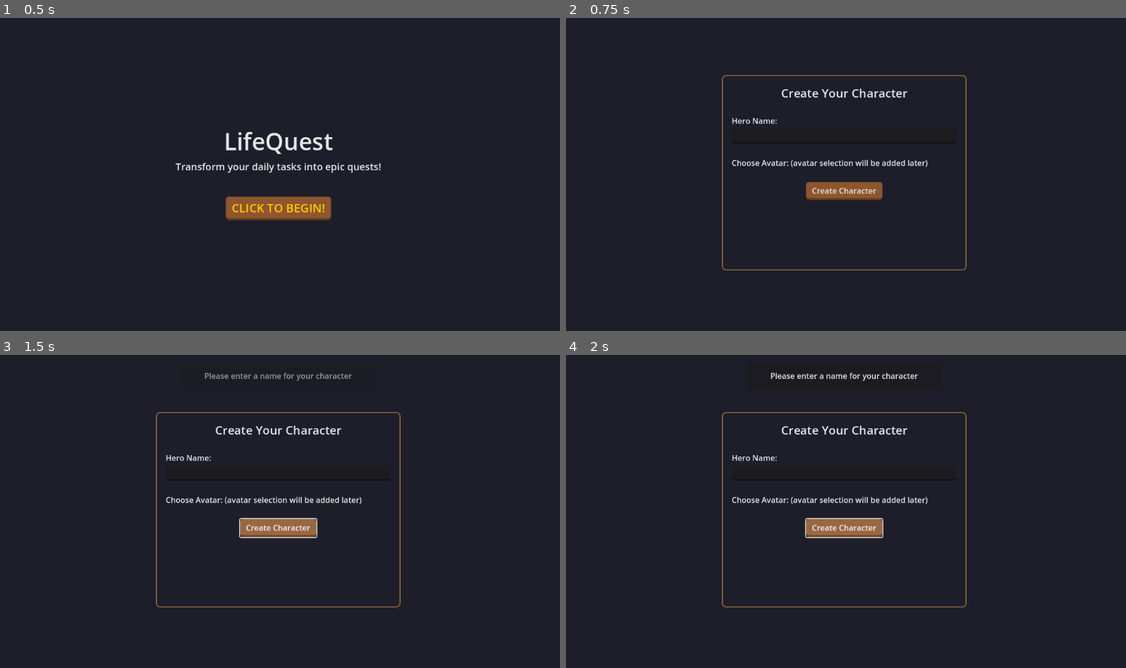
Above: before the commit, frames 1-4 (two rows, left to right).
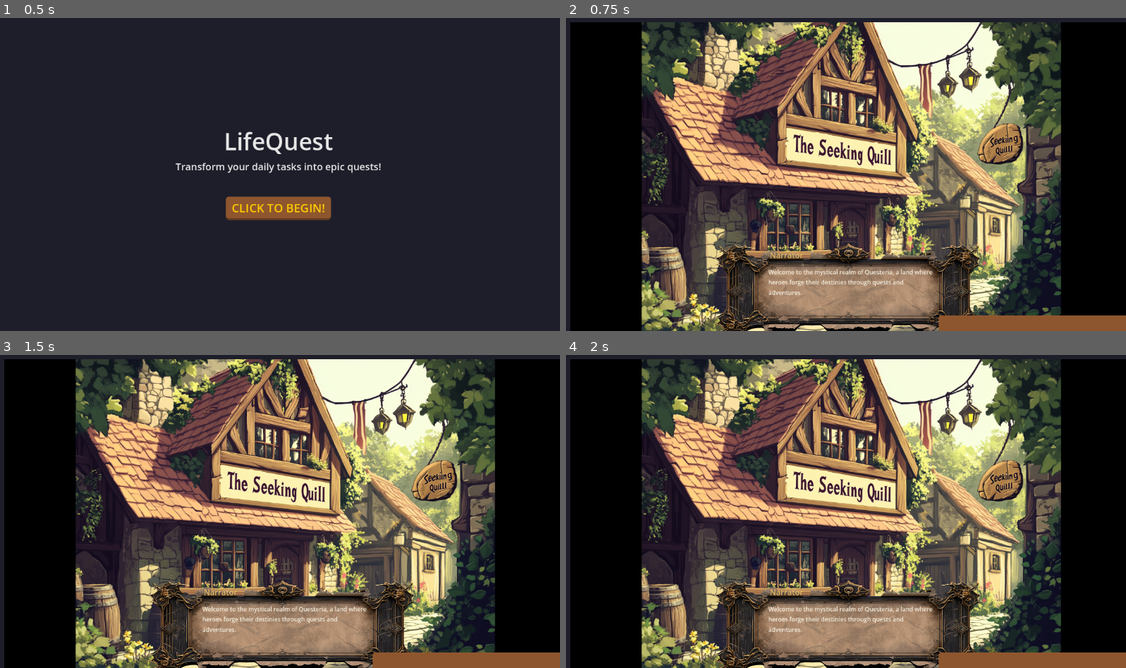
Above: after the commit, the same moments.

Repository: Wazaq/LifeQuest
Game: Godot game, scene res://scenes/main.tscn
Two runs of this game, one before a commit and one after it. Both use one fixed random seed, a clock stepped at 60 frames per second and the inputs below.
Inputs (mouse positions are in pixels of both pictures, inside the frame that each line leads up to):
- Up to frame 1 (0.5 s): no input
- Up to frame 2 (0.75 s): click "CLICK TO BEGIN!" at 0.5 s
- Up to frame 3 (1.5 s): click (280, 527) at 1.25 s, where only the run before the commit has a clickable "Create Character"
- Up to frame 4 (2 s): no input

Frame 1 is identical in both runs. In frame 2, 81% of the frame differs, in the area x 0-100%, y 1-100%; in frame 3, 81%; in frame 4, 81%.

Commit message:
Add fantasy-themed dialog system with NinePatchRect frame
- Implemented ornate fantasy UI dialog frame using NinePatchRect
- Set up proper patch margins (40/40/30/30) for consistent scaling
- Created text layout with character name and dialog positioning
- Fixed transparency issues with dialog frame background
- Added initial narrative text for character introduction
- Configured responsive UI elements for different screen sizes
- Positioned dialog at appropriate location on screen

This represents a significant visual upgrade to the character introduction experience, maintaining the fantasy theme while improving readability.

Diff:
--- /dev/null
+++ b/scenes/character/character_intro.tscn
@@ -0,0 +1,186 @@
+[gd_scene load_steps=5 format=3 uid="uid://bb6k5bsc2l1vc"]
+
+[ext_resource type="Script" uid="uid://c2nxjus0h2u51" path="res://scripts/ui/character_intro.gd" id="1_qt6lo"]
+[ext_resource type="Texture2D" uid="uid://dx5sip2bkixf3" path="res://assets/sprites/Tavern_external.png" id="2_keolk"]
+[ext_resource type="Texture2D" uid="uid://dfkwo638627cs" path="res://assets/sprites/Bartender.png" id="2_vpo2j"]
+[ext_resource type="Texture2D" uid="uid://db01pl4v4bwlm" path="res://assets/ui/frames/dialog_frame_transparent.png" id="4_keolk"]
+
+[node name="CharacterIntro" type="Control"]
+layout_mode = 3
+anchors_preset = 0
+script = ExtResource("1_qt6lo")
+
+[node name="BackgroundContainer" type="Control" parent="."]
+layout_mode = 1
+anchors_preset = 15
+anchor_right = 1.0
+anchor_bottom = 1.0
+offset_right = 1149.0
+offset_bottom = 646.0
+grow_horizontal = 2
+grow_vertical = 2
+
+[node name="BackgroundFill" type="ColorRect" parent="BackgroundContainer"]
+layout_mode = 1
+anchors_preset = 15
+anchor_right = 1.0
+anchor_bottom = 1.0
+grow_horizontal = 2
+grow_vertical = 2
+color = Color(0, 0, 0, 1)
+
+[node name="BackgroundImage" type="TextureRect" parent="BackgroundContainer"]
+layout_mode = 1
+anchors_preset = 15
+anchor_right = 1.0
+anchor_bottom = 1.0
+grow_horizontal = 2
+grow_vertical = 2
+texture = ExtResource("2_keolk")
+expand_mode = 1
+stretch_mode = 5
+
+[node name="CharacterContainer" type="Control" parent="."]
+anchors_preset = 0
+anchor_right = 1.0
+anchor_bottom = 1.0
+
+[node name="TavernKeeper" type="Sprite2D" parent="CharacterContainer"]
+position = Vector2(796, 275)
+scale = Vector2(0.238679, 0.238679)
+texture = ExtResource("2_vpo2j")
+
+[node name="DialogContainer" type="Control" parent="."]
+layout_mode = 1
+anchors_preset = 15
+anchor_right = 1.0
+anchor_bottom = 1.0
+offset_right = 1149.0
+offset_bottom = 646.0
+grow_horizontal = 2
+grow_vertical = 2
+
+[node name="DialogFrame" type="NinePatchRect" parent="DialogContainer"]
+layout_mode = 0
+offset_left = 262.0
+offset_top = 409.0
+offset_right = 869.0
+offset_bottom = 681.0
+texture = ExtResource("4_keolk")
+patch_margin_left = 40
+patch_margin_top = 40
+patch_margin_right = 30
+patch_margin_bottom = 30
+
+[node name="DialogContent" type="Control" parent="DialogContainer/DialogFrame"]
+layout_mode = 1
+anchor_left = 0.1
+anchor_top = 0.15
+anchor_right = 0.9
+anchor_bottom = 0.85
+grow_horizontal = 2
+grow_vertical = 2
+
+[node name="CharacterName" type="RichTextLabel" parent="DialogContainer/DialogFrame/DialogContent"]
+custom_minimum_size = Vector2(0, 40)
+layout_mode = 1
+anchors_preset = -1
+anchor_right = 1.0
+offset_left = 85.0
+offset_top = 15.0
+grow_horizontal = 2
+theme_override_colors/default_color = Color(0.901961, 0.72549, 0.392157, 1)
+theme_override_constants/line_separation = 4
+bbcode_enabled = true
+text = "[b]Narrator[/b]"
+
+[node name="DialogText" type="RichTextLabel" parent="DialogContainer/DialogFrame/DialogContent"]
+custom_minimum_size = Vector2(0, 100)
+layout_mode = 1
+anchors_preset = -1
+anchor_left = 0.5
+anchor_top = 0.5
+anchor_right = 0.5
+anchor_bottom = 0.5
+offset_left = -161.0
+offset_top = -30.0
+offset_right = 179.0
+offset_bottom = 46.0
+grow_horizontal = 2
+grow_vertical = 2
+theme_override_colors/default_color = Color(0.960784, 0.937255, 0.878431, 1)
+theme_override_constants/line_separation = 4
+theme_override_font_sizes/normal_font_size = 12
+bbcode_enabled = true
+text = "Welcome to the mystical realm of [color=blue]Questeria[/color], a land where heroes forge their destinies through quests and adventures."
+
+[node name="NextButton" type="Button" parent="DialogContainer"]
+visible = false
+layout_mode = 1
+anchors_preset = 3
+anchor_left = 1.0
+anchor_top = 1.0
+anchor_right = 1.0
+anchor_bottom = 1.0
+offset_left = -395.913
+offset_top = -46.039
+offset_right = 86.0874
+offset_bottom = 157.961
+grow_horizontal = 0
+grow_vertical = 0
+size_flags_horizontal = 8
+size_flags_vertical = 8
+theme_override_font_sizes/font_size = 80
+text = "Next"
+
+[node name="NameInputContainer" type="Control" parent="."]
+layout_mode = 1
+anchors_preset = 8
+anchor_left = 0.5
+anchor_top = 0.5
+anchor_right = 0.5
+anchor_bottom = 0.5
+offset_left = 256.0
+offset_top = 172.0
+offset_right = 656.0
+offset_bottom = 372.0
+grow_horizontal = 2
+grow_vertical = 2
+
+[node name="Panel" type="Panel" parent="NameInputContainer"]
+layout_mode = 0
+anchor_right = 1.0
+anchor_bottom = 1.0
+
+[node name="MarginContainer" type="MarginContainer" parent="NameInputContainer/Panel"]
+layout_mode = 0
+anchor_right = 1.0
+anchor_bottom = 1.0
+theme_override_constants/margin_left = 20
+theme_override_constants/margin_top = 20
+theme_override_constants/margin_right = 20
+theme_override_constants/margin_bottom = 20
+
+[node name="VBoxContainer" type="VBoxContainer" parent="NameInputContainer/Panel/MarginContainer"]
+layout_mode = 2
+theme_override_constants/separation = 20
+
+[node name="PromptLabel" type="Label" parent="NameInputContainer/Panel/MarginContainer/VBoxContainer"]
+layout_mode = 2
+theme_override_font_sizes/font_size = 22
+text = "What is your name, adventurer?"
+horizontal_alignment = 1
+
+[node name="Spacer" type="Control" parent="NameInputContainer/Panel/MarginContainer/VBoxContainer"]
+custom_minimum_size = Vector2(0, 10)
+layout_mode = 2
+
+[node name="NameInput" type="LineEdit" parent="NameInputContainer/Panel/MarginContainer/VBoxContainer"]
+layout_mode = 2
+placeholder_text = "Enter your name"
+alignment = 1
+
+[node name="ConfirmButton" type="Button" parent="NameInputContainer/Panel/MarginContainer/VBoxContainer"]
+custom_minimum_size = Vector2(0, 50)
+layout_mode = 2
+text = "That's My Name"
--- /dev/null
+++ b/scripts/ui/character_intro.gd
@@ -0,0 +1,193 @@
+extends Control
+## CharacterIntro: Narrative introduction for character creation
+
+# Narrative states to control flow
+enum NarrativeState {
+	WORLD_INTRO,
+	TAVERN_EXTERIOR,
+	TAVERN_INTERIOR,
+	CHARACTER_CREATION,
+	WELCOME
+}
+
+# Current state in the narrative
+var current_state = NarrativeState.WORLD_INTRO
+
+# References to UI elements
+@onready var background_image = $BackgroundContainer/BackgroundImage
+@onready var dialog_box = $DialogContainer/DialogFrame
+@onready var dialog_character_name: RichTextLabel = $DialogContainer/DialogFrame/DialogContent/CharacterName
+@onready var dialog_text: RichTextLabel = $DialogContainer/DialogFrame/DialogContent/DialogText
+@onready var next_button: Button = $DialogContainer/NextButton
+@onready var name_input_container = $NameInputContainer
+@onready var name_input = $NameInputContainer/Panel/MarginContainer/VBoxContainer/NameInput
+@onready var confirm_name_button = $NameInputContainer/Panel/MarginContainer/VBoxContainer/ConfirmButton
+@onready var tavern_keeper = $CharacterContainer/TavernKeeper
+
+# Narrative text for each state
+var narrative_text = {
+	NarrativeState.WORLD_INTRO: "Welcome to the mystical realm of Questeria, a land where heroes forge their destinies through quests and adventures.",
+	NarrativeState.TAVERN_EXTERIOR: "You find yourself at the entrance of the legendary 'Seeking Quill' tavern, known throughout the realm as a gathering place for adventurers and quest-seekers.",
+	NarrativeState.TAVERN_INTERIOR: "",  # This will have multiple dialog entries with the tavern keeper
+	NarrativeState.CHARACTER_CREATION: "",  # This will be handled differently with input field
+	NarrativeState.WELCOME: ""  # This will be personalized based on character name
+}
+
+# Tavern keeper dialog for TAVERN_INTERIOR state
+var tavern_keeper_dialog = [
+	"Ah, a new face! Welcome to the Seeking Quill tavern, traveler.",
+	"I'm Dorin, the keeper of this fine establishment and curator of adventures.",
+	"This is where heroes like yourself can find quests to embark on and track their grand accomplishments.",
+	"But first, I'll need to know what to call you. What name do you go by, adventurer?"
+]
+
+# Current dialog index for multi-part dialogs
+var dialog_index = 0
+
+func _ready():
+	print("CharacterIntro: Ready")
+
+	# Pre-load textures
+	background_image.texture = load("res://assets/sprites/Tavern_external.png")
+	tavern_keeper.texture = load("res://assets/sprites/Bartender.png")
+	#dialog_box.texture = load("res://assets/sprites/UI_Dialog_box.png")
+
+	# Set dialog box visible
+	dialog_box.visible = true
+
+	# Hide the name input initially
+	name_input_container.visible = false
+
+	# Hide the tavern keeper initially
+	tavern_keeper.visible = false
+
+	# Connect button signals
+	next_button.pressed.connect(_on_next_button_pressed)
+	confirm_name_button.pressed.connect(_on_confirm_name_pressed)
+
+	# Set initial background to world intro
+	_update_state(NarrativeState.WORLD_INTRO)
+
+func _update_state(new_state):
+	current_state = new_state
+
+	# Update background image based on state
+	match current_state:
+		NarrativeState.WORLD_INTRO:
+			# We'll use the tavern exterior as a placeholder for world intro for now
+			background_image.texture = load("res://assets/sprites/Tavern_external.png")
+			tavern_keeper.visible = false
+			_show_simple_dialog("Narrator", narrative_text[current_state])
+
+		NarrativeState.TAVERN_EXTERIOR:
+			background_image.texture = load("res://assets/sprites/Tavern_external.png")
+			tavern_keeper.visible = false
+			_show_simple_dialog("Narrator", narrative_text[current_state])
+
+		NarrativeState.TAVERN_INTERIOR:
+			background_image.texture = load("res://assets/sprites/Tavern_Interior.png")
+			tavern_keeper.visible = true
+			tavern_keeper.position = Vector2(300, 400)  # We'll adjust this position later
+			dialog_index = 0
+			_show_tavern_keeper_dialog()
+
+		NarrativeState.CHARACTER_CREATION:
+			# Show name input when we reach this state
+			_show_name_input()
+
+		NarrativeState.WELCOME:
+			# Personalized welcome message
+			var character_name = ProfileManager.get_character_name()
+			_show_simple_dialog("Dorin", "Well met, " + character_name + "! Welcome to the start of your heroic journey. Let's get you settled in and ready for adventure!")
+
+func _show_simple_dialog(character_name: String, text: String):
+	# Hide the name input container
+	name_input_container.visible = false
+
+	# Show the dialog box
+	dialog_box.visible = true
+
+	# Set the text
+	dialog_character_name.text = character_name
+	dialog_text.text = text
+
+	# Show the next button
+	next_button.visible = true
+
+func _show_tavern_keeper_dialog():
+	# Show the current part of the tavern keeper's dialog
+	if dialog_index < tavern_keeper_dialog.size():
+		_show_simple_dialog("Dorin", tavern_keeper_dialog[dialog_index])
+	else:
+		# Move to the next state when we've shown all dialog parts
+		_update_state(NarrativeState.CHARACTER_CREATION)
+
+func _show_name_input():
+	# Hide the dialog box
+	dialog_box.visible = false
+
+	# Show the name input container
+	name_input_container.visible = true
+
+	# Focus the name input
+	name_input.grab_focus()
+
+func _on_next_button_pressed():
+	match current_state:
+		NarrativeState.WORLD_INTRO:
+			_update_state(NarrativeState.TAVERN_EXTERIOR)
+
+		NarrativeState.TAVERN_EXTERIOR:
+			_update_state(NarrativeState.TAVERN_INTERIOR)
+
+		NarrativeState.TAVERN_INTERIOR:
+			# Increment dialog index for multi-part dialogs
+			dialog_index += 1
+			_show_tavern_keeper_dialog()
+
+		NarrativeState.WELCOME:
+			# Complete the introduction and navigate to the tavern hub
+			_complete_character_creation()
+
+func _on_confirm_name_pressed():
+	var character_name = name_input.text.strip_edges()
+
+	# Validate name
+	if character_name.is_empty():
+		if get_node_or_null("/root/UIManager"):
+			UIManager.show_toast("Please enter a name for your character", "warning")
+		return
+
+	print("CharacterIntro: Creating character with name: %s" % character_name)
+
+	# Create the character
+	if get_node_or_null("/root/ProfileManager"):
+		var character = ProfileManager.create_character(character_name)
+
+		# Save the character data
+		if get_node_or_null("/root/DataManager"):
+			var success = DataManager.save_character(character)
+			if success:
+				if get_node_or_null("/root/UIManager"):
+					UIManager.show_toast("Character created successfully!", "success")
+
+				# Move to the welcome state
+				_update_state(NarrativeState.WELCOME)
+			else:
+				if get_node_or_null("/root/UIManager"):
+					UIManager.show_toast("Failed to save character data.", "error")
+	else:
+		if get_node_or_null("/root/UIManager"):
+			UIManager.show_toast("Failed to create character: ProfileManager not found.", "error")
+
+func _complete_character_creation():
+	# Navigate to the tavern hub using the navigation system
+	var main_node = get_node_or_null("/root/Main")
+	if main_node and main_node.has_method("_navigate_to"):
+		# Use the "_on_character_created" callback to handle navigation
+		if main_node.has_method("_on_character_created"):
+			main_node._on_character_created()
+		else:
+			main_node._navigate_to(main_node.ScreenState.TAVERN_HUB)
+	else:
+		print("CharacterIntro: Could not find Main node or navigate method")
--- a/scripts/ui/navigation_container.gd
+++ b/scripts/ui/navigation_container.gd
@@ -5,6 +5,7 @@
 enum ScreenState {
 	SPLASH,
 	CHARACTER_CREATION,
+	CHARACTER_INTRO,
 	MAIN_MENU,
 	TAVERN_HUB,
 	QUEST_BOARD,
@@ -116,6 +117,9 @@
 		ScreenState.CHARACTER_CREATION:
 			scene_path = "res://scenes/character/character_creation.tscn"
 			need_bottom_nav = false
+		ScreenState.CHARACTER_INTRO:
+			scene_path = "res://scenes/character/character_intro.tscn"
+			need_bottom_nav = false
 		ScreenState.MAIN_MENU:
 			scene_path = "res://scenes/main_menu/main_menu.tscn"
 		ScreenState.TAVERN_HUB:
--- a/scripts/ui/splash_screen.gd
+++ b/scripts/ui/splash_screen.gd
@@ -114,7 +114,7 @@
 		# Check if we're using the new navigation system
 		var main_node = get_node_or_null("/root/Main")
 		if main_node and main_node.has_method("_navigate_to"):
-			main_node._navigate_to(main_node.ScreenState.CHARACTER_CREATION)
+			main_node._navigate_to(main_node.ScreenState.CHARACTER_INTRO)
 			return
 
 		# Legacy approach - navigate to character creation scene
Binary file added: assets/sprites/Bartender.png
Not shown, added: assets/sprites/Bartender.png.import
Binary file added: assets/sprites/Tavern_Interior.png
Not shown, added: assets/sprites/Tavern_Interior.png.import
Binary file added: assets/sprites/Tavern_external.png
Not shown, added: assets/sprites/Tavern_external.png.import
Binary file added: assets/sprites/UI_Button.png
Not shown, added: assets/sprites/UI_Button.png.import
Binary file added: assets/sprites/UI_Dialog_box.png
Not shown, added: assets/sprites/UI_Dialog_box.png.import
Binary file added: assets/ui/frames/dialog_frame.png
Not shown, added: assets/ui/frames/dialog_frame.png.import
(and 3 more such lines)
